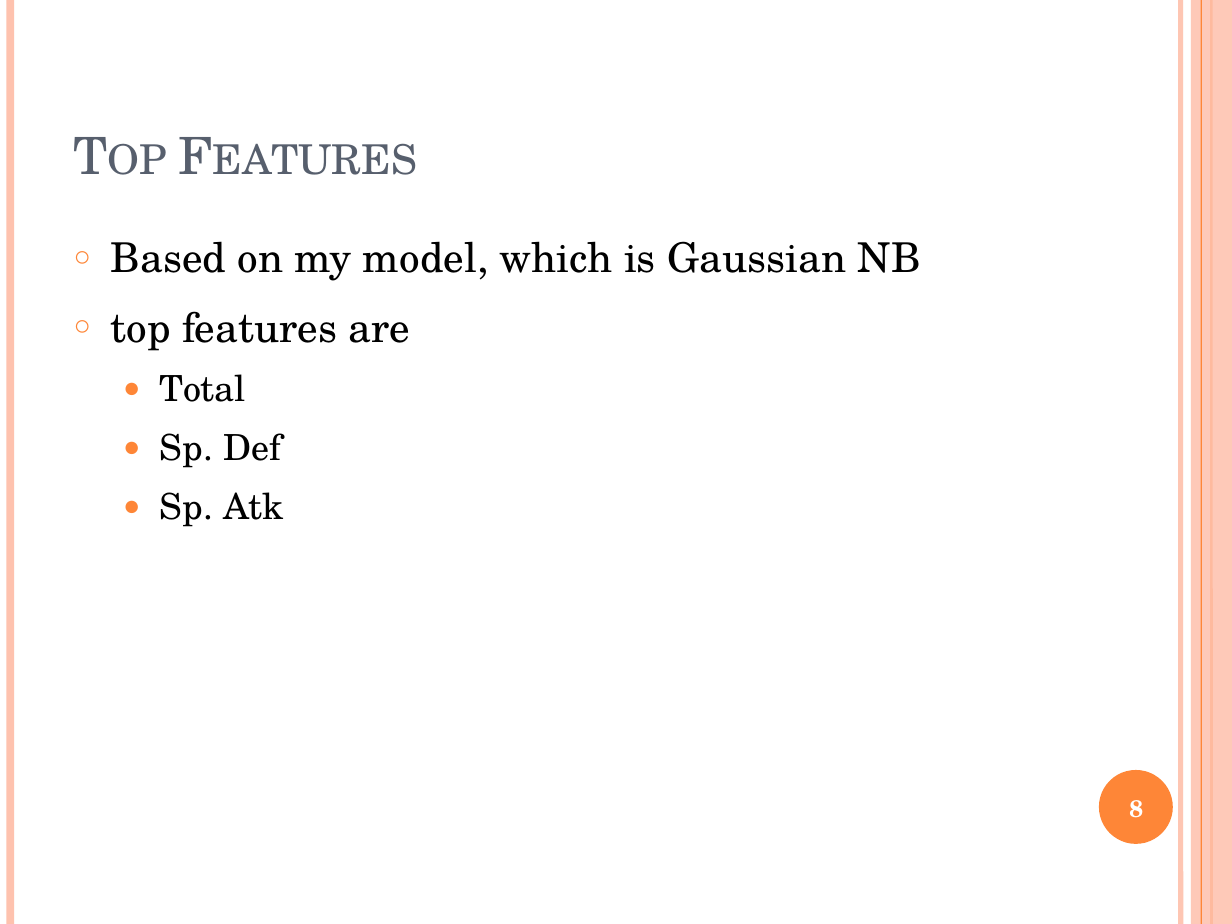
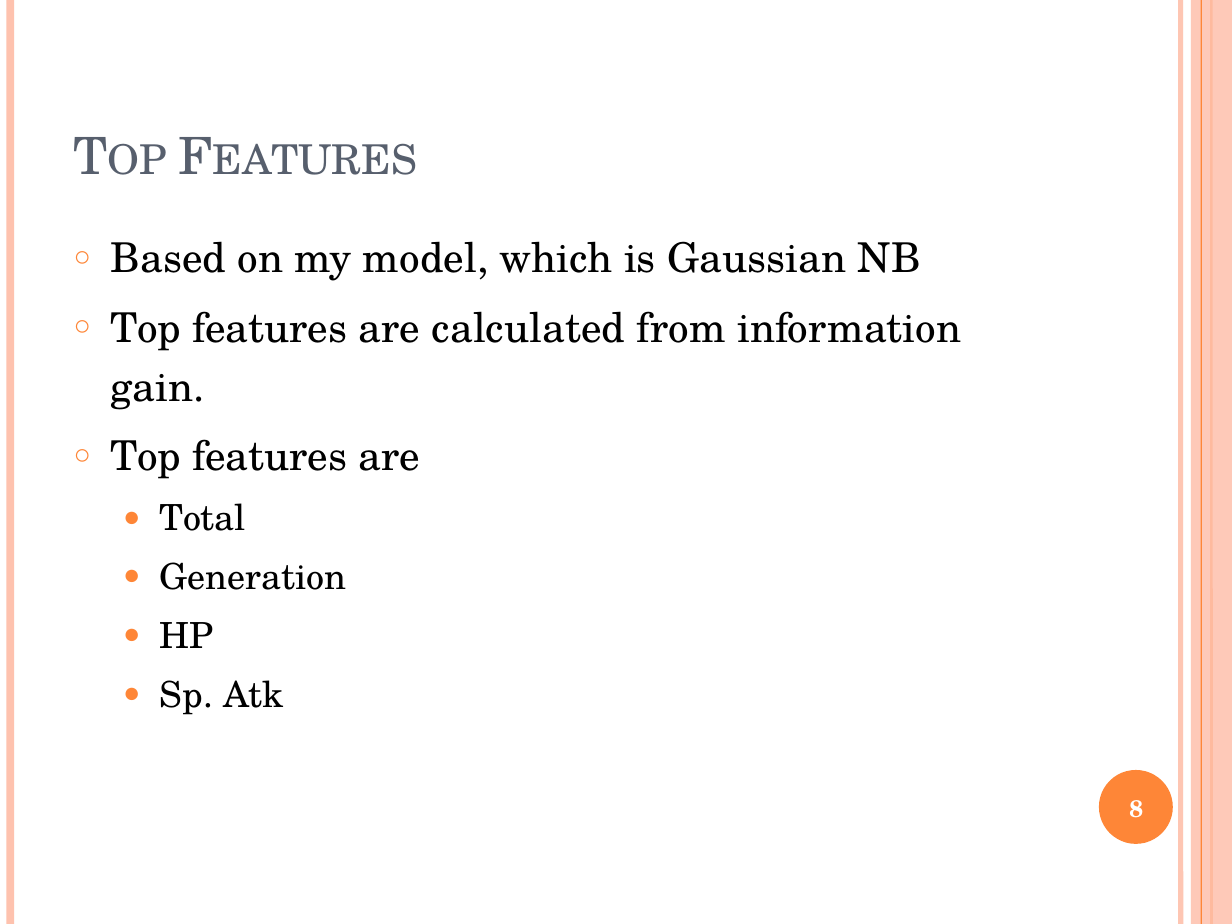
Before and after one commit to kyao4/CS584-MachineLearning-fall-16, a slide deck: slide 8 of project-presentation-template.pptx. Drawn at 1232x924 pixels with LibreOffice and Linux fonts; fonts in the diff are those of the drawing. Boxes give left, top, right and bottom in pixels: in the first picture for what was removed or moved away, otherwise in the second. Text is boxed around its words. In the diff, an @@ line names an element or a change of style, - is before the commit and + after.

```diff
--- a/project-presentation-template.pptx
+++ b/project-presentation-template.pptx
@@ text at (111, 311, 961, 479): text changed @@
-○ top features are
+○ Top features are calculated from information gain.
+○ Top features are
@@ text at (160, 562, 347, 648): text changed @@
-  ● Sp. Def
+  ● Generation
+  ● HP
```
Also in this commit, not shown: 5 other slides changed, 1 slide removed, 1 other file.
